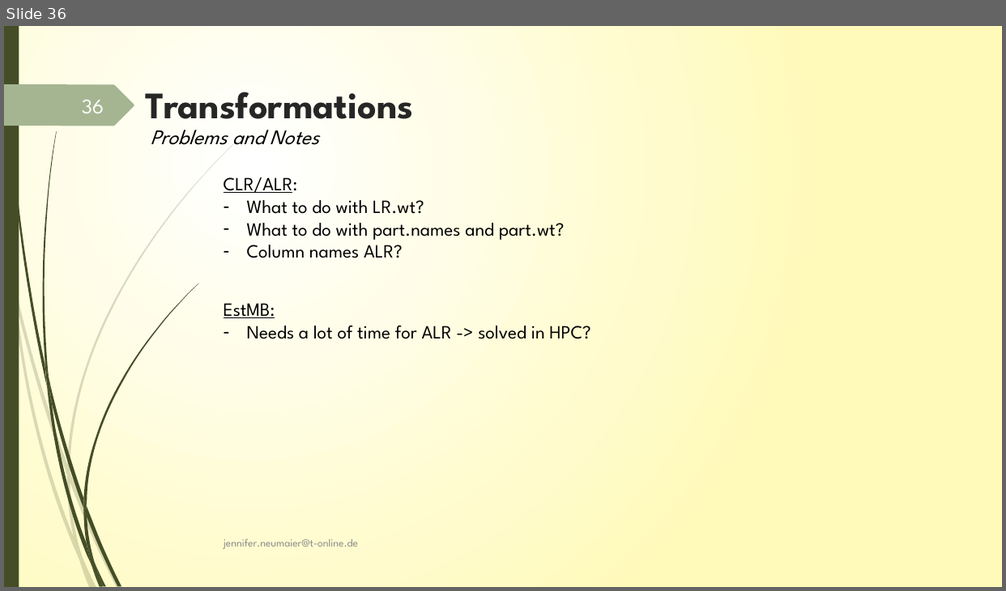
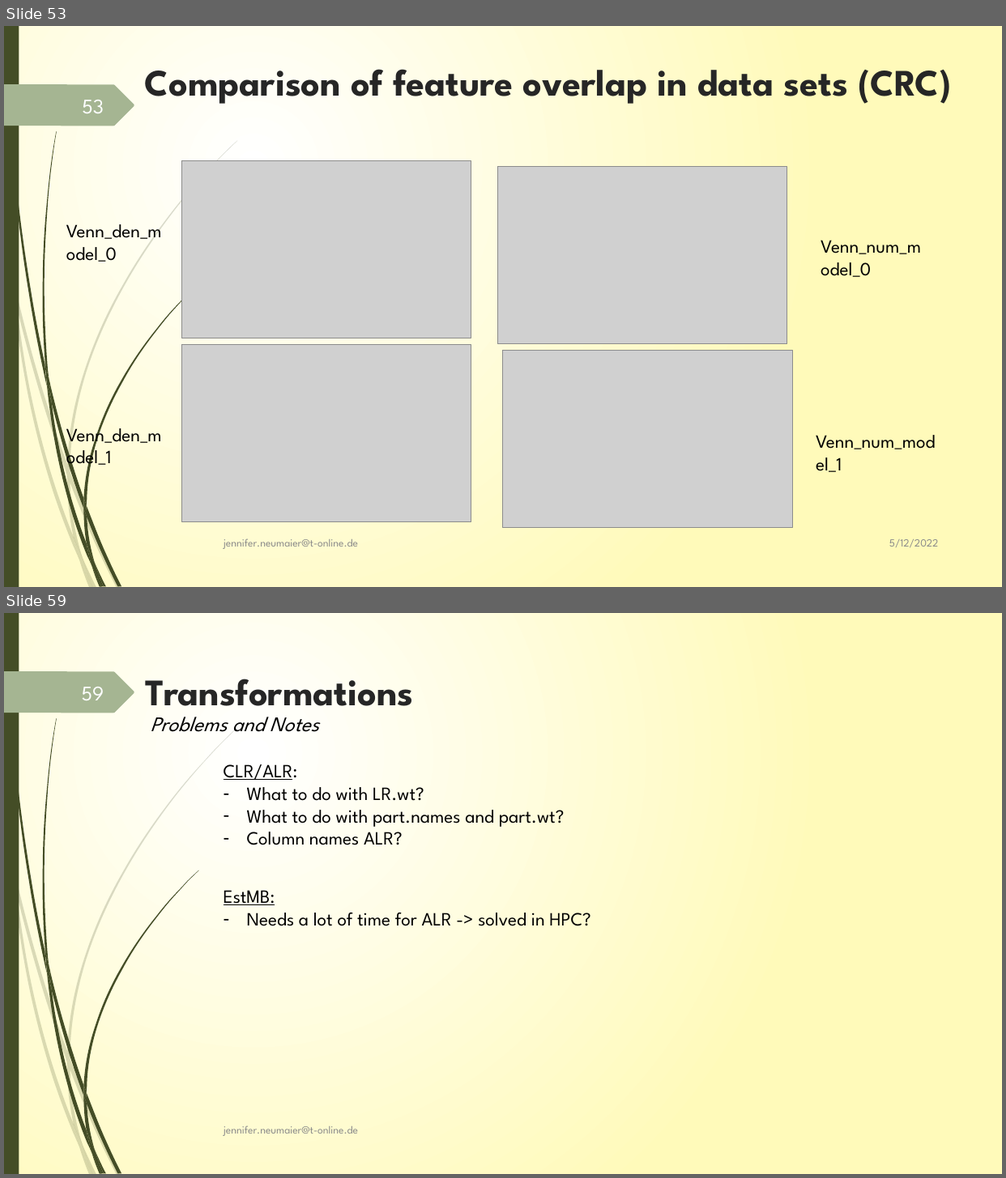
Before and after one commit to JenniferNeumaier/ml_coda, a slide deck: doc/Project_structure_notes.pptx. Shown one above the other, each under a label of ours: slide 36 before the commit, slides 53 and 59 after it; the slides between them are not shown. The pictures are 1006x591 and 1006x1178 pixels, drawn with LibreOffice and Linux fonts; fonts in the diff are those of the drawing; grey boxes stand for pictures. Boxes give left, top, right and bottom in pixels: in the first picture for what was removed or moved away, otherwise in the second. Text is boxed around its words. In the diff, an @@ line names an element or a change of style, - is before the commit and + after.

```diff
--- a/doc/Project_structure_notes.pptx
+++ b/doc/Project_structure_notes.pptx
@@ slide 53 added at bbox=[4, 26, 1002, 587], background gradient #FFFFFF to #FFFABB; not listed: 24 template elements that a slide beside it also shows @@
@@ title added at bbox=[145, 69, 951, 104], 36 pt, text #262626, bold @@
+Comparison of feature overlap in data sets (CRC)
@@ page number added at bbox=[82, 100, 104, 113], 20 pt, text #FEFFFF @@
+53
@@ picture added at bbox=[181, 160, 471, 338] @@
@@ picture added at bbox=[497, 167, 787, 344] @@
@@ text added at bbox=[66, 224, 162, 262], 18 pt, text #000000 @@
+Venn_den_model_0
@@ text added at bbox=[820, 240, 921, 277], 18 pt, text #000000 @@
+Venn_num_model_0
@@ picture added at bbox=[181, 345, 471, 523] @@
@@ picture added at bbox=[503, 351, 793, 528] @@
@@ text added at bbox=[66, 423, 162, 469], 18 pt, text #000000 @@
+Venn_den_model_1
@@ text added at bbox=[816, 435, 935, 472], 18 pt, text #000000 @@
+Venn_num_model_1
@@ text added at bbox=[224, 540, 358, 549], 10.5 pt, text #8C8C8C @@
+jennifer.neumaier@t-online.de
@@ text added at bbox=[889, 540, 939, 548], 10.5 pt, text #8C8C8C @@
+5/12/2022
@@ what was slide 36 is now slide 59 @@
@@ page number at bbox=[82, 687, 104, 700]: text changed @@
-36
+59
```
Also in this commit, not shown: 25 slides changed, 24 other slides added, 2 slides removed, 2 other files.
